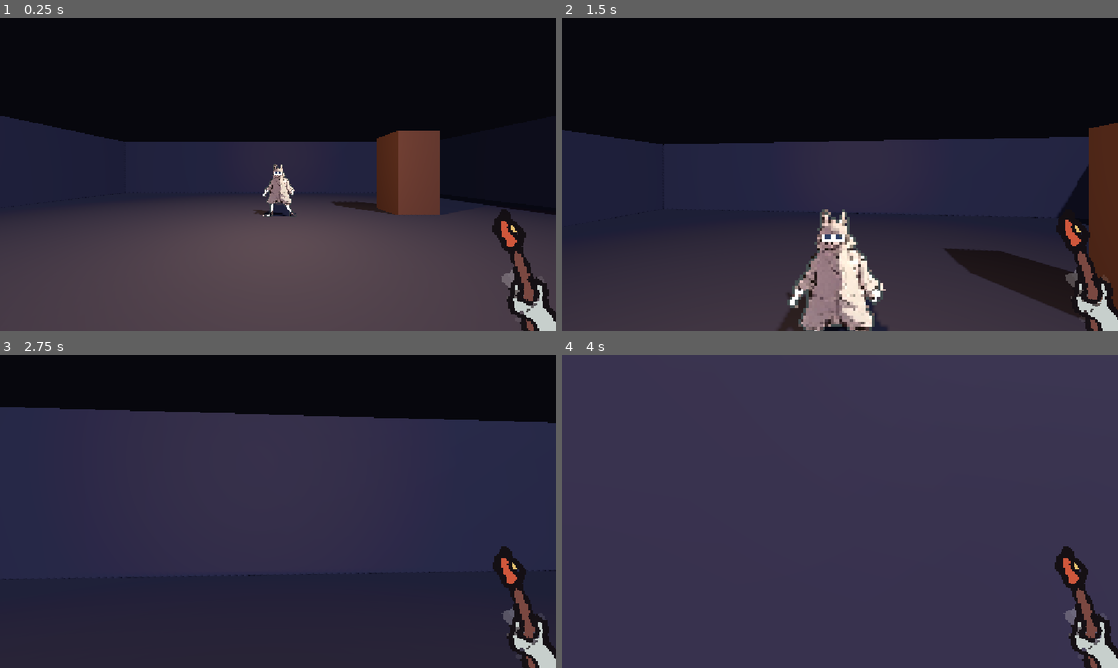
Above: before the commit, frames 1-4 (two rows, left to right).
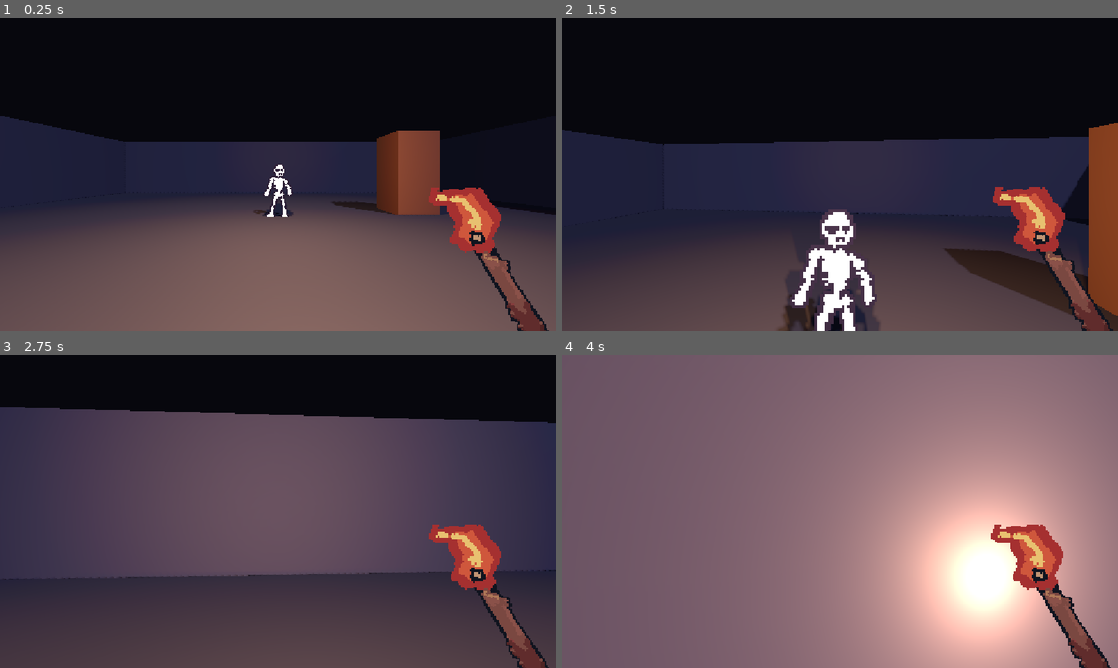
Above: after the commit, the same moments.

Repository: WatcherAtTheThreshold/threshold-deep
Game: Godot game, scene res://scenes/main.tscn
Same seed, same stepped clock (60 frames per second), same inputs: the game is played once before the commit and once after it.
Inputs (mouse positions are in pixels of both pictures, inside the frame that each line leads up to):
- Up to frame 1 (0.25 s): no input
- Up to frame 2 (1.5 s): tap Enter at 0.5 s; move the mouse to (867, 174) at 0.52 s; hold W (move_forward) from 0.53 s (still down); tap Space (jump) at 0.77 s; move the mouse to (812, 174) at 1.27 s
- Up to frame 3 (2.75 s): keep holding W (move_forward); tap Space (jump) at 1.52 s; move the mouse to (289, 505) at 2.02 s
- Up to frame 4 (4 s): keep holding W (move_forward); move the mouse to (834, 517) at 2.77 s; tap Space (jump) at 3.02, 3.77 s; move the mouse to (878, 514) at 3.52 s

The runs differ from the first frame. In frame 1, 27% of the frame differs, in the area x 0-100%, y 36-100%; in frame 2, 19%; in frame 3, 61%; in frame 4, 100%, in the area x 0-100%, y 0-100%.

Commit message:
Add GridMap tileset and ASCII-driven test dungeon; extract player scene
- resources/dungeon_tiles.tres: hand-written MeshLibrary with floor
  slab and wall block (BoxMesh + BoxShape3D), triplanar materials
  ready to take 64x64 pixel textures at 32 px/m
- scenes/dungeon.tscn + scripts/dungeon.gd: GridMap built at runtime
  from an ASCII map (two rooms and a doorway)
- Player extracted to scenes/player.tscn (with new carried torch
  OmniLight) and instanced in both main and dungeon scenes

Co-Authored-By: Claude Fable 5 <noreply@anthropic.com>

Diff:
--- /dev/null
+++ b/resources/dungeon_tiles.tres
@@ -0,0 +1,39 @@
+[gd_resource type="MeshLibrary" load_steps=7 format=3]
+
+[sub_resource type="StandardMaterial3D" id="mat_floor"]
+albedo_color = Color(0.24, 0.23, 0.28, 1)
+roughness = 0.9
+texture_filter = 0
+uv1_triplanar = true
+uv1_scale = Vector3(0.5, 0.5, 0.5)
+
+[sub_resource type="BoxMesh" id="mesh_floor"]
+material = SubResource("mat_floor")
+size = Vector3(2, 0.5, 2)
+
+[sub_resource type="BoxShape3D" id="shape_floor"]
+size = Vector3(2, 0.5, 2)
+
+[sub_resource type="StandardMaterial3D" id="mat_wall"]
+albedo_color = Color(0.34, 0.32, 0.4, 1)
+roughness = 0.85
+texture_filter = 0
+uv1_triplanar = true
+uv1_scale = Vector3(0.5, 0.5, 0.5)
+
+[sub_resource type="BoxMesh" id="mesh_wall"]
+material = SubResource("mat_wall")
+size = Vector3(2, 4, 2)
+
+[sub_resource type="BoxShape3D" id="shape_wall"]
+size = Vector3(2, 4, 2)
+
+[resource]
+item/0/name = "floor"
+item/0/mesh = SubResource("mesh_floor")
+item/0/mesh_transform = Transform3D(1, 0, 0, 0, 1, 0, 0, 0, 1, 0, -1.75, 0)
+item/0/shapes = [SubResource("shape_floor"), Transform3D(1, 0, 0, 0, 1, 0, 0, 0, 1, 0, -1.75, 0)]
+item/1/name = "wall"
+item/1/mesh = SubResource("mesh_wall")
+item/1/mesh_transform = Transform3D(1, 0, 0, 0, 1, 0, 0, 0, 1, 0, 0, 0)
+item/1/shapes = [SubResource("shape_wall"), Transform3D(1, 0, 0, 0, 1, 0, 0, 0, 1, 0, 0, 0)]
--- /dev/null
+++ b/scenes/dungeon.tscn
@@ -0,0 +1,34 @@
+[gd_scene load_steps=5 format=3]
+
+[ext_resource type="Script" path="res://scripts/dungeon.gd" id="1_dungeon"]
+[ext_resource type="MeshLibrary" path="res://resources/dungeon_tiles.tres" id="2_tiles"]
+[ext_resource type="PackedScene" path="res://scenes/player.tscn" id="3_player"]
+
+[sub_resource type="Environment" id="Environment_dungeon"]
+background_mode = 1
+background_color = Color(0.02, 0.02, 0.04, 1)
+ambient_light_source = 2
+ambient_light_color = Color(0.35, 0.38, 0.5, 1)
+ambient_light_energy = 0.4
+fog_enabled = true
+fog_light_color = Color(0.03, 0.03, 0.05, 1)
+fog_density = 0.035
+
+[node name="Dungeon" type="Node3D"]
+script = ExtResource("1_dungeon")
+
+[node name="WorldEnvironment" type="WorldEnvironment" parent="."]
+environment = SubResource("Environment_dungeon")
+
+[node name="Moon" type="DirectionalLight3D" parent="."]
+rotation = Vector3(-0.9, 0.4, 0)
+light_color = Color(0.6, 0.65, 0.85, 1)
+light_energy = 0.25
+shadow_enabled = true
+
+[node name="GridMap" type="GridMap" parent="."]
+mesh_library = ExtResource("2_tiles")
+cell_size = Vector3(2, 4, 2)
+
+[node name="Player" parent="." instance=ExtResource("3_player")]
+position = Vector3(5, 1.5, 5)
--- a/scenes/main.tscn
+++ b/scenes/main.tscn
@@ -1,9 +1,7 @@
-[gd_scene load_steps=10 format=3]
+[gd_scene load_steps=7 format=3]
 
-[ext_resource type="Script" path="res://scripts/player.gd" id="1_player"]
-[ext_resource type="Texture2D" path="res://assets/sprites/skeleton.png" id="2_skeleton"]
-[ext_resource type="Texture2D" path="res://assets/sprites/hand-torch.png" id="3_hand"]
-[ext_resource type="Script" path="res://scripts/viewmodel.gd" id="4_viewmodel"]
+[ext_resource type="Texture2D" path="res://assets/sprites/skeleton.png" id="1_skeleton"]
+[ext_resource type="PackedScene" path="res://scenes/player.tscn" id="2_player"]
 
 [sub_resource type="Environment" id="Environment_main"]
 background_mode = 1
@@ -26,10 +24,6 @@
 [sub_resource type="StandardMaterial3D" id="mat_block"]
 albedo_color = Color(0.45, 0.3, 0.25, 1)
 roughness = 0.8
-
-[sub_resource type="CapsuleShape3D" id="capsule_player"]
-radius = 0.4
-height = 1.8
 
 [node name="Main" type="Node3D"]
 
@@ -110,32 +104,7 @@
 shaded = true
 alpha_cut = 1
 texture_filter = 0
-texture = ExtResource("2_skeleton")
+texture = ExtResource("1_skeleton")
 
-[node name="Player" type="CharacterBody3D" parent="." groups=["player"]]
+[node name="Player" parent="." instance=ExtResource("2_player")]
 position = Vector3(0, 1, 4)
-script = ExtResource("1_player")
-
-[node name="CollisionShape3D" type="CollisionShape3D" parent="Player"]
-shape = SubResource("capsule_player")
-
-[node name="Camera3D" type="Camera3D" parent="Player"]
-position = Vector3(0, 0.55, 0)
-
-[node name="HUD" type="CanvasLayer" parent="."]
-
-[node name="HandTorch" type="TextureRect" parent="HUD"]
-texture_filter = 1
-anchor_left = 1.0
-anchor_top = 1.0
-anchor_right = 1.0
-anchor_bottom = 1.0
-offset_left = -372.0
-offset_top = -372.0
-offset_right = -244.0
-offset_bottom = -244.0
-grow_horizontal = 0
-grow_vertical = 0
-scale = Vector2(3, 3)
-texture = ExtResource("3_hand")
-script = ExtResource("4_viewmodel")
--- /dev/null
+++ b/scenes/player.tscn
@@ -0,0 +1,43 @@
+[gd_scene load_steps=5 format=3]
+
+[ext_resource type="Script" path="res://scripts/player.gd" id="1_player"]
+[ext_resource type="Script" path="res://scripts/viewmodel.gd" id="2_viewmodel"]
+[ext_resource type="Texture2D" path="res://assets/sprites/hand-torch.png" id="3_hand"]
+
+[sub_resource type="CapsuleShape3D" id="capsule_player"]
+radius = 0.4
+height = 1.8
+
+[node name="Player" type="CharacterBody3D" groups=["player"]]
+script = ExtResource("1_player")
+
+[node name="CollisionShape3D" type="CollisionShape3D" parent="."]
+shape = SubResource("capsule_player")
+
+[node name="Camera3D" type="Camera3D" parent="."]
+position = Vector3(0, 0.55, 0)
+
+[node name="TorchLight" type="OmniLight3D" parent="Camera3D"]
+position = Vector3(0.35, -0.15, -0.4)
+light_color = Color(1, 0.75, 0.45, 1)
+light_energy = 1.8
+omni_range = 10.0
+shadow_enabled = true
+
+[node name="HUD" type="CanvasLayer" parent="."]
+
+[node name="HandTorch" type="TextureRect" parent="HUD"]
+texture_filter = 1
+anchor_left = 1.0
+anchor_top = 1.0
+anchor_right = 1.0
+anchor_bottom = 1.0
+offset_left = -372.0
+offset_top = -372.0
+offset_right = -244.0
+offset_bottom = -244.0
+grow_horizontal = 0
+grow_vertical = 0
+scale = Vector2(3, 3)
+texture = ExtResource("3_hand")
+script = ExtResource("2_viewmodel")
--- /dev/null
+++ b/scripts/dungeon.gd
@@ -0,0 +1,29 @@
+extends Node3D
+
+## Hand-authored test map: "#" = wall, "." = floor. One character = one
+## 2x2m cell. The procedural generator's whole job later is to produce
+## a grid like this instead of us typing it.
+const MAP: Array[String] = [
+	"################",
+	"#......#.......#",
+	"#......#.......#",
+	"#......#.......#",
+	"#......#.......#",
+	"#..............#",
+	"#......#.......#",
+	"#......#.......#",
+	"#......#.......#",
+	"#......#.......#",
+	"################",
+]
+
+@onready var grid_map: GridMap = $GridMap
+
+
+func _ready() -> void:
+	var floor_id := grid_map.mesh_library.find_item_by_name("floor")
+	var wall_id := grid_map.mesh_library.find_item_by_name("wall")
+	for z in MAP.size():
+		for x in MAP[z].length():
+			var id := wall_id if MAP[z][x] == "#" else floor_id
+			grid_map.set_cell_item(Vector3i(x, 0, z), id)
Binary file changed: assets/sprites/hand-torch.png
Binary file changed: assets/sprites/skeleton.png
Not shown, added: scripts/viewmodel.gd.uid
